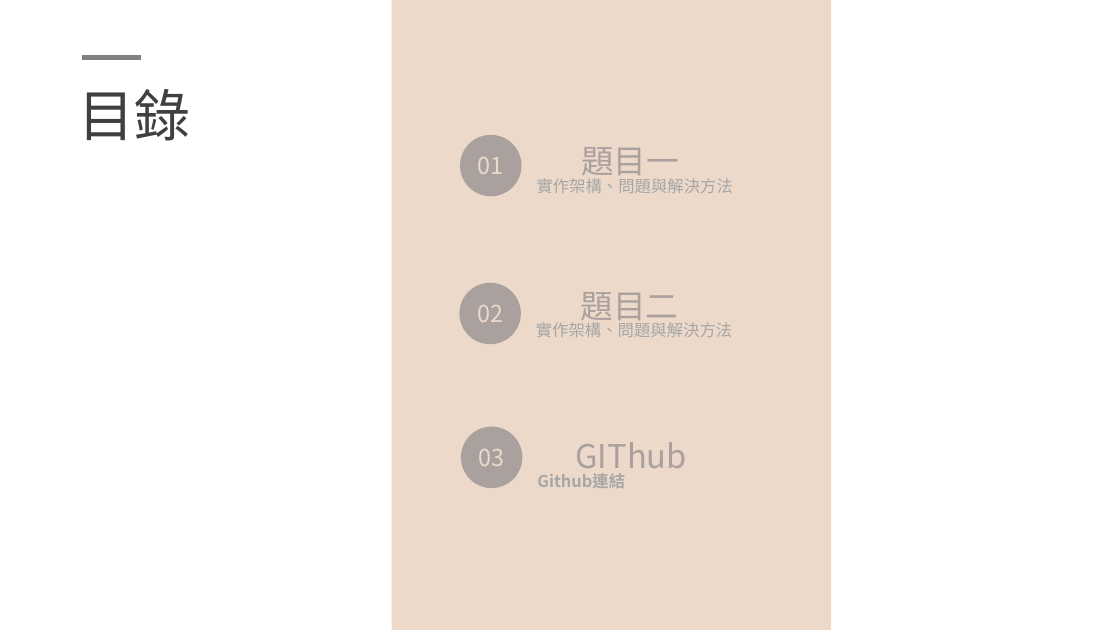
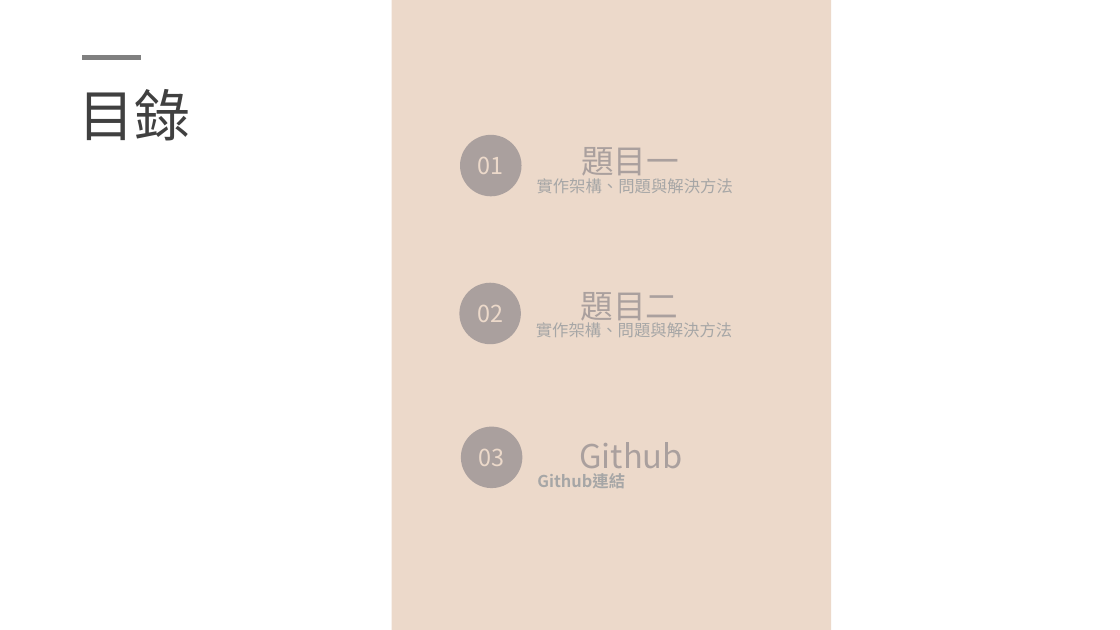
Before and after one commit to cluglin/myfirst, a slide deck: slide 2 of 程式實作.pptx. Drawn at 1120x630 pixels with LibreOffice and Linux fonts; fonts in the diff are those of the drawing. Boxes give left, top, right and bottom in pixels: in the first picture for what was removed or moved away, otherwise in the second. Text is boxed around its words. In the diff, an @@ line names an element or a change of style, - is before the commit and + after.

```diff
--- a/程式實作.pptx
+++ b/程式實作.pptx
@@ text at (x1=579, y1=442, x2=683, y2=477): text changed @@
-GIThub
+Github
```
Also in this commit, not shown: 1 other slide changed, 3 slides added, 2 other files.
